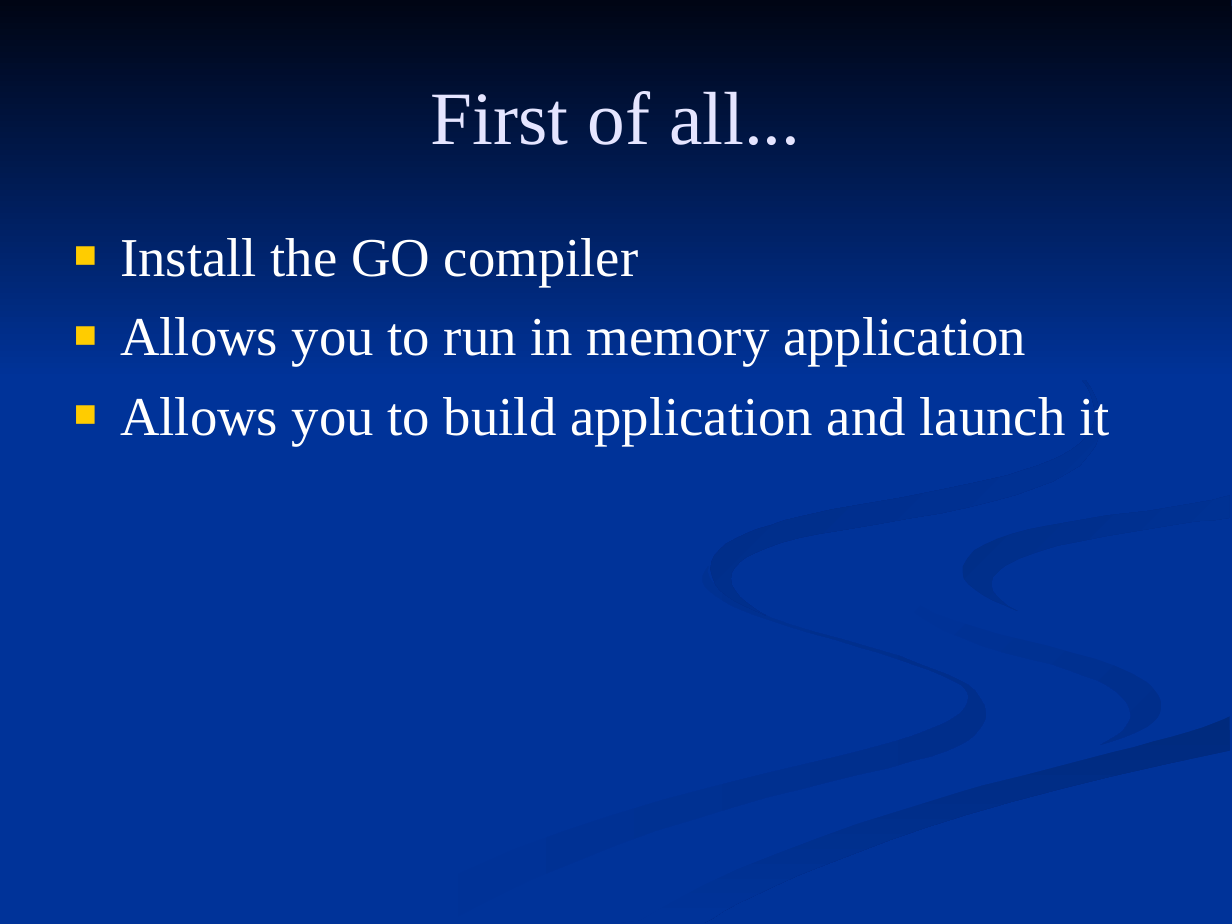
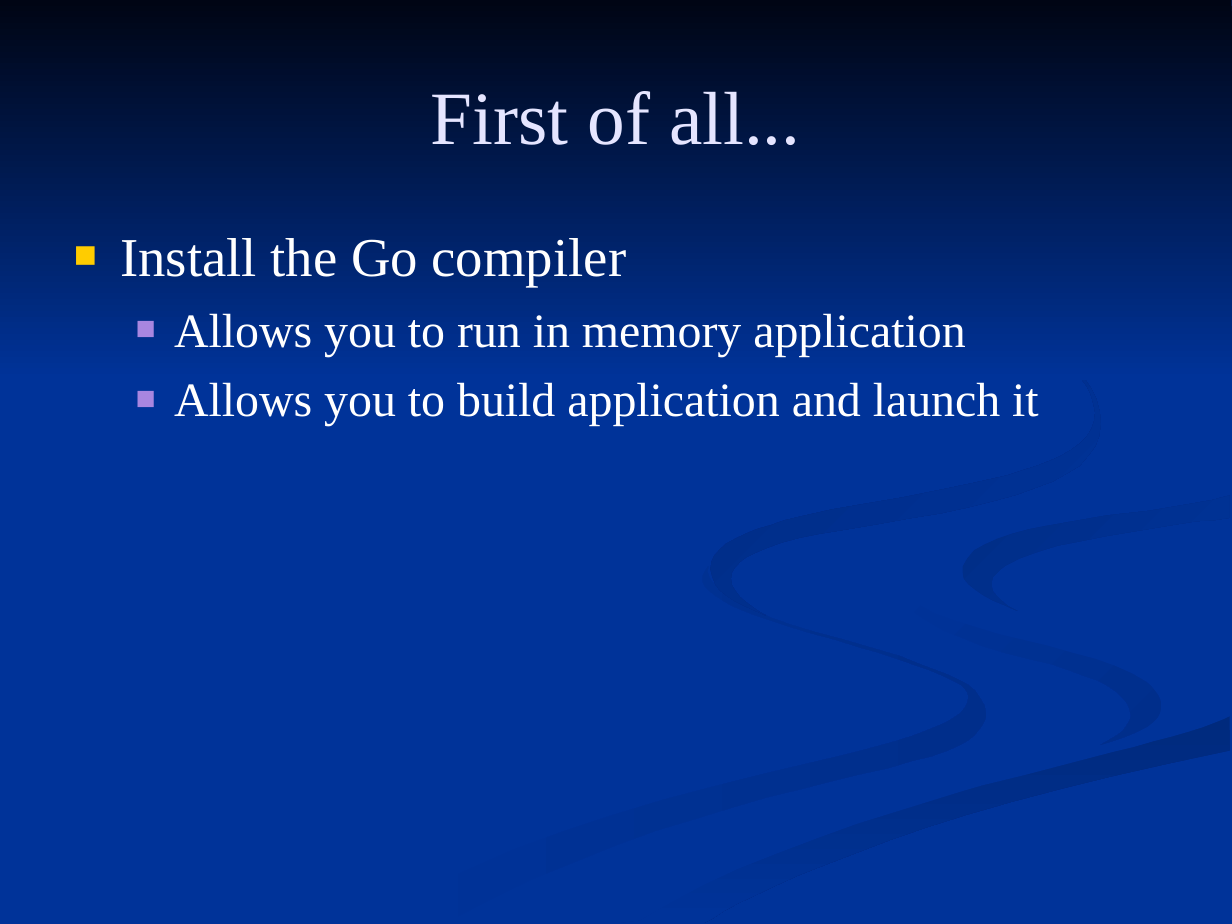
Before and after one commit to FrancoMelandri/GoLang, a slide deck: slide 6 of golang.ppt. Drawn at 1232x924 pixels with LibreOffice and Linux fonts; fonts in the diff are those of the drawing. Boxes give left, top, right and bottom in pixels: in the first picture for what was removed or moved away, otherwise in the second. Text is boxed around its words. In the diff, an @@ line names an element or a change of style, - is before the commit and + after.

```diff
--- a/golang.ppt
+++ b/golang.ppt
@@ text at [120,238,627,287]: text changed @@
-■ Install the GO compiler
+■ Install the Go compiler
@@ text at [174,313,1039,426]: size 32 to 28 pt in "Allows you to run in memory application", "Allows you to build application and launch ..."; list level 1 to 2 in "Allows you to run in ..."; bullet colour #FFCC00 to #A886E0; list level 1 to 2 in "Allows you to build application ..." @@
```
Also in this commit, not shown: 16 other slides changed, 5 slides added, 1 slide removed.
